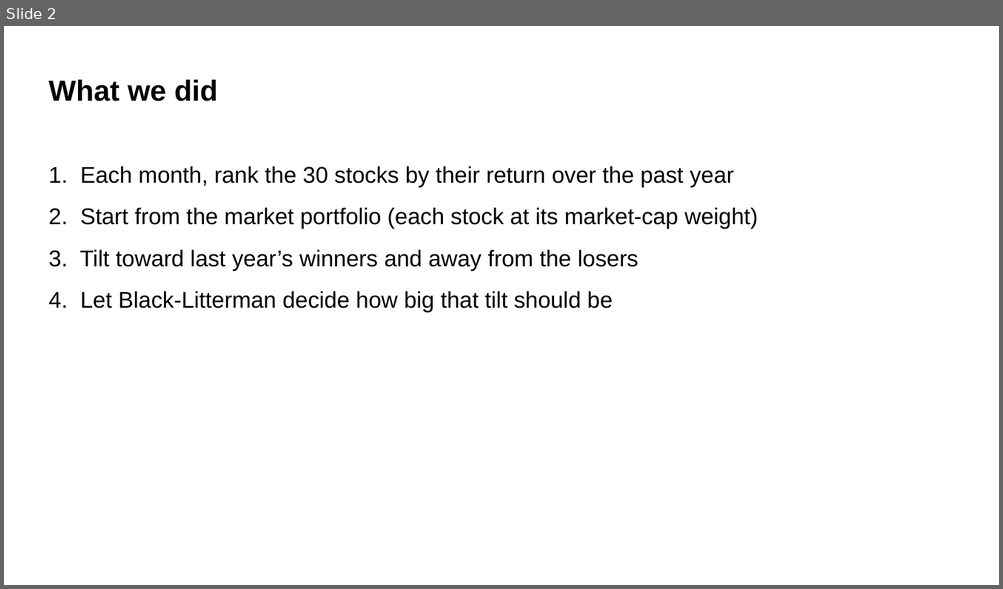
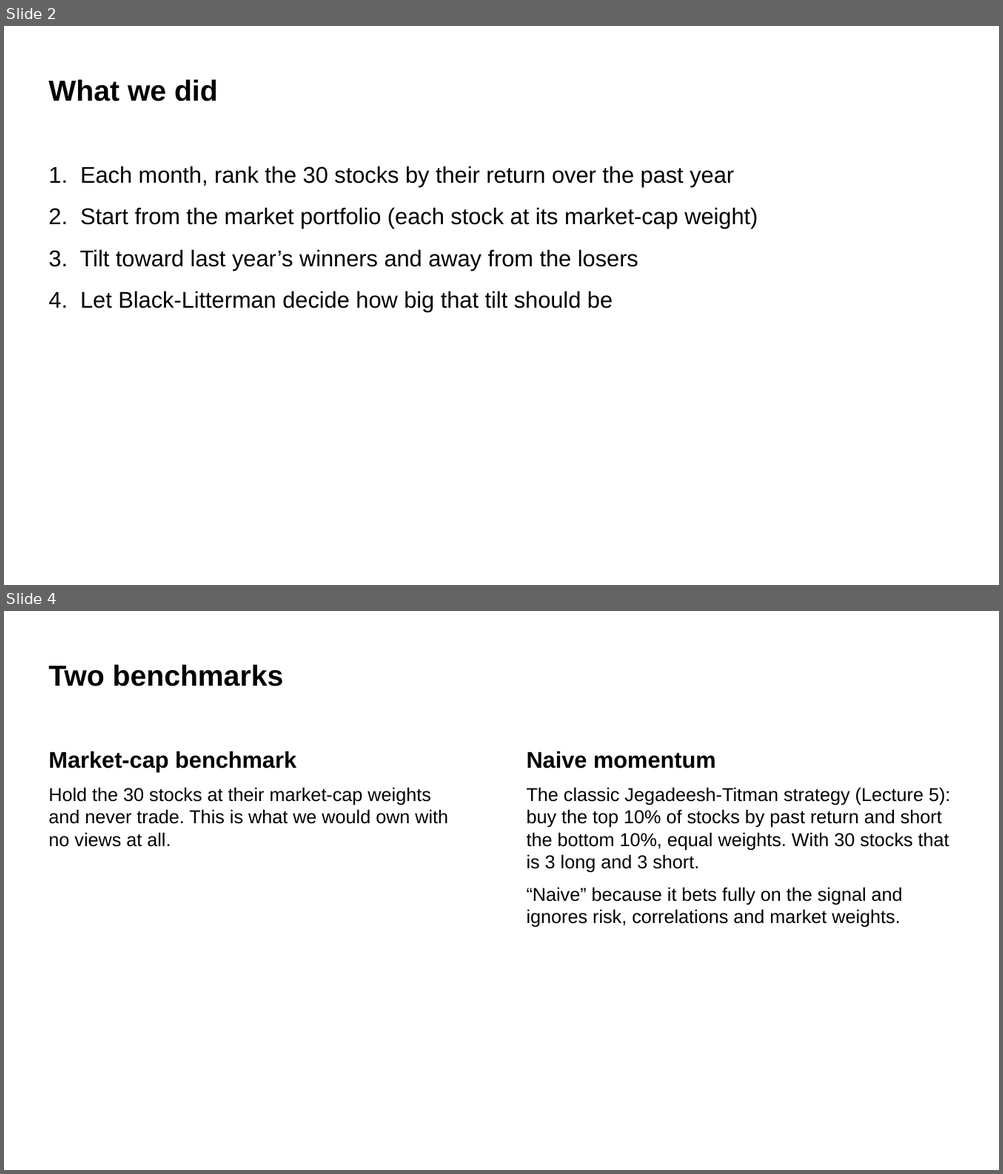
Before and after one commit to mateopreve-dev/quant-finance-project, a slide deck: slides/Project4_MomentumBL.pptx. Shown one above the other, each under a label of ours: slide 2 before the commit, slides 2 and 4 after it; the slides between them are not shown. The pictures are 1003x589 and 1003x1174 pixels, drawn with LibreOffice and Linux fonts; fonts in the diff are those of the drawing. Boxes give left, top, right and bottom in pixels: in the first picture for what was removed or moved away, otherwise in the second. Text is boxed around its words. In the diff, an @@ line names an element or a change of style, - is before the commit and + after.

```diff
--- a/slides/Project4_MomentumBL.pptx
+++ b/slides/Project4_MomentumBL.pptx
@@ slide 4 added at (4, 611, 999, 1170), background #FFFFFF @@
@@ title added at (48, 664, 284, 686), 28 pt, text #000000, bold @@
+Two benchmarks
@@ text added at (48, 751, 448, 847), 18 pt, text #000000 @@
+Market-cap benchmark
+Hold the 30 stocks at their market-cap weights and never trade. This is what we would own with no views at all.
@@ text added at (526, 751, 950, 928), 18 pt, text #000000 @@
+Naive momentum
+The classic Jegadeesh-Titman strategy (Lecture 5): buy the top 10% of stocks by past return and short the bottom 10%, equal weights. With 30 stocks that is 3 long and 3 short.
+“Naive” because it bets fully on the signal and ignores risk, correlations and market weights.
```
Also in this commit, not shown: 3 slides changed, 2 other slides added, 2 slides removed, 2 other files.
